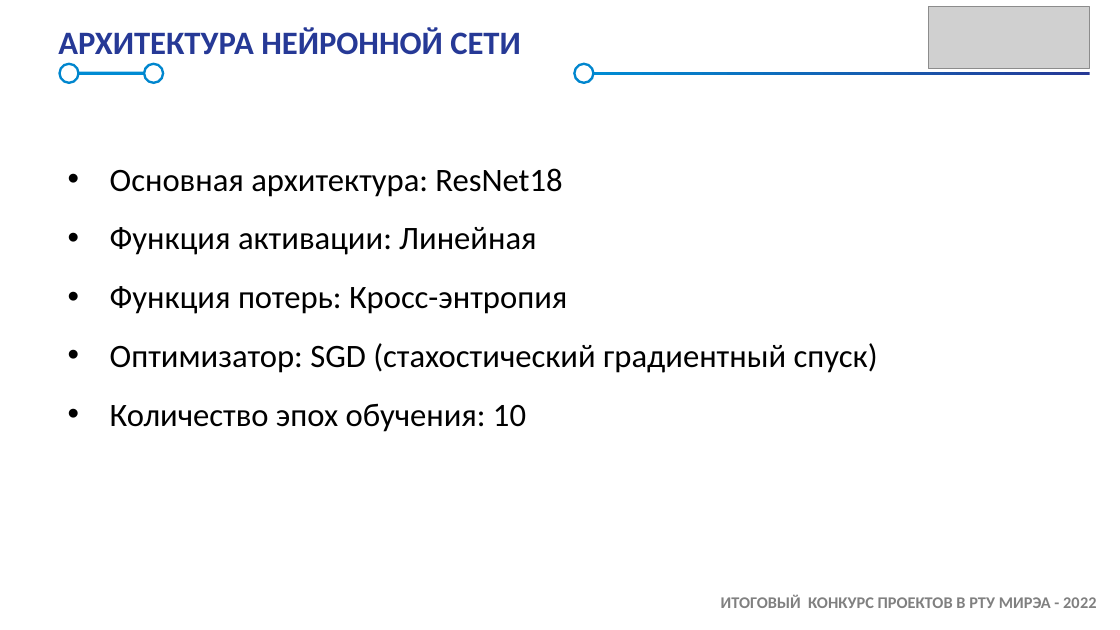
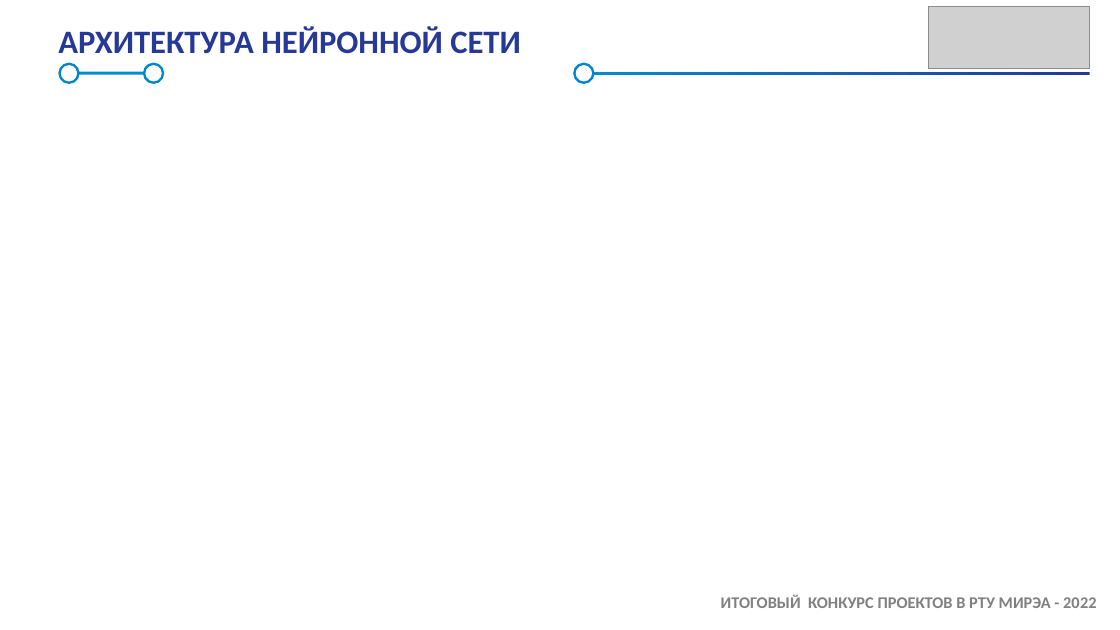
Before and after one commit to Amonimus/RPD_Samsonov, a slide deck: slide 6 of Samsung_Презентация.pptx. Drawn at 1120x630 pixels with LibreOffice and Linux fonts; fonts in the diff are those of the drawing; grey boxes stand for pictures; background and template pictures are left out. Boxes give left, top, right and bottom in pixels: in the first picture for what was removed or moved away, otherwise in the second. Text is boxed around its words. In the diff, an @@ line names an element or a change of style, - is before the commit and + after.

```diff
--- a/Samsung_Презентация.pptx
+++ b/Samsung_Презентация.pptx
@@ text removed at bbox=[110, 168, 878, 432] @@
-• Основная архитектура: ResNet18
-• Функция активации: Линейная
-• Функция потерь: Кросс-энтропия
-• Оптимизатор: SGD (стахостический градиентный спуск)
-• Количество эпох обучения: 10
```
Also in this commit, not shown: 1 other slide changed, 6 slides added, 6 slides removed, 3 other files.
